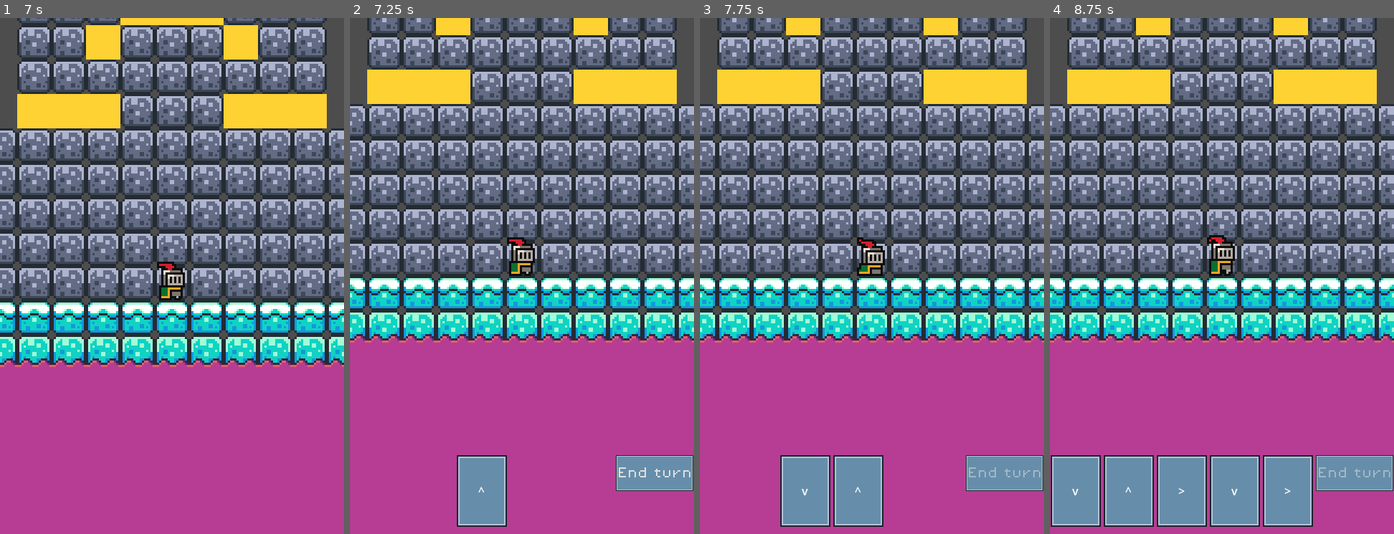
Above: before the commit, frames 1-4 (left to right).
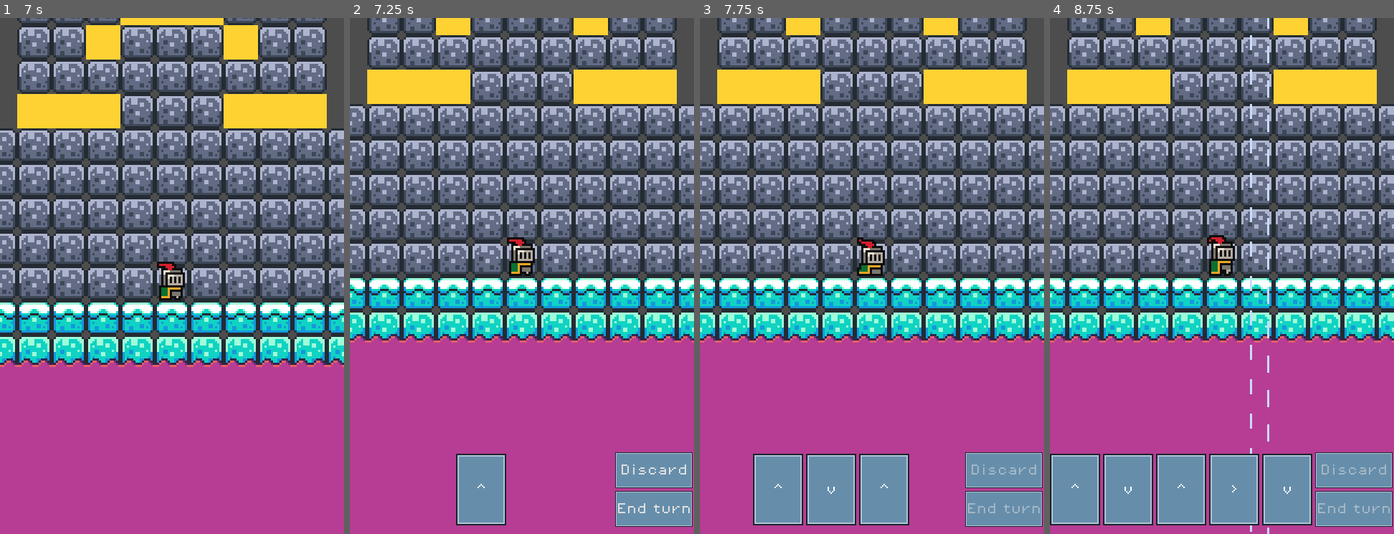
Above: after the commit, the same moments.

Repository: cbouwense/Scale-the-Summit
Game: Godot game, scene res://scenes/main_menu.tscn
Same seed, same stepped clock (60 frames per second), same inputs: the game is played once before the commit and once after it.
Inputs (mouse positions are in pixels of both pictures, inside the frame that each line leads up to):
- Up to frame 1 (7 s): click "Play" at 0.5 s; move the mouse to (247, 250) at 1.27 s; click (247, 250) at 1.42 s; move the mouse to (103, 301) at 2.02 s; click (103, 301) at 2.17 s; move the mouse to (206, 162) at 2.77 s; click (206, 162) at 2.92 s; move the mouse to (154, 379) at 3.52 s; click (154, 379) at 3.67 s; move the mouse to (275, 353) at 4.27 s; click (275, 353) at 4.42 s; move the mouse to (68, 198) at 5.02 s; click (68, 198) at 5.17 s; move the mouse to (189, 276) at 5.77 s; click (189, 276) at 5.92 s; move the mouse to (120, 147) at 6.52 s; click (120, 147) at 6.67 s
- Up to frame 2 (7.25 s): no input
- Up to frame 3 (7.75 s): click "End turn" at 7.25 s
- Up to frame 4 (8.75 s): click "v" at 8 s

Frame 1 is identical in both runs. In frame 2, 2.6% of the frame differs, in the area x 30-100%, y 84-99%; in frame 3, 5.9%, in the area x 15-100%, y 84-99%; in frame 4, 4.7%.

Commit message:
Added back discard with right click select Hand is no longer discarded on end turn

Diff:
--- a/scenes/card.tscn
+++ b/scenes/card.tscn
@@ -1,18 +1,25 @@
-[gd_scene load_steps=4 format=3 uid="uid://d0jswppaqqusl"]
+[gd_scene load_steps=6 format=3 uid="uid://d0jswppaqqusl"]
 
+[ext_resource type="Texture2D" uid="uid://c2wymlmqukhlk" path="res://assets/sprites/theme.png" id="1_4p7o3"]
 [ext_resource type="Script" path="res://scripts/card.gd" id="1_73i1e"]
-[ext_resource type="Texture2D" uid="uid://bogaslfs4ru66" path="res://assets/sprites/card-sheet.png" id="1_yf47i"]
+[ext_resource type="Theme" uid="uid://gl5sre36a7ms" path="res://resources/main_theme.tres" id="1_vyg4n"]
 
 [sub_resource type="AtlasTexture" id="AtlasTexture_fqrxb"]
-atlas = ExtResource("1_yf47i")
-region = Rect2(70, 0, 70, 100)
+atlas = ExtResource("1_4p7o3")
+region = Rect2(35, 0, 35, 50)
+
+[sub_resource type="AtlasTexture" id="AtlasTexture_30w7k"]
+atlas = ExtResource("1_4p7o3")
+region = Rect2(70, 0, 35, 50)
 
 [node name="CardUp" type="TextureButton"]
-custom_minimum_size = Vector2(50, 100)
+custom_minimum_size = Vector2(70, 100)
 offset_right = 50.0
 offset_bottom = 100.0
 toggle_mode = true
 texture_normal = SubResource("AtlasTexture_fqrxb")
+texture_pressed = SubResource("AtlasTexture_30w7k")
+stretch_mode = 0
 script = ExtResource("1_73i1e")
 
 [node name="Label" type="Label" parent="."]
@@ -22,6 +29,7 @@
 anchor_bottom = 1.0
 grow_horizontal = 2
 grow_vertical = 2
+theme = ExtResource("1_vyg4n")
 text = "^"
 horizontal_alignment = 1
 vertical_alignment = 1
--- a/scenes/game.tscn
+++ b/scenes/game.tscn
@@ -384,7 +384,6 @@
 
 [node name="MainStuff" type="HBoxContainer" parent="CardManager/MarginContainer/VBoxContainer/MarginContainer"]
 layout_mode = 2
-alignment = 1
 
 [node name="Hand" type="HBoxContainer" parent="CardManager/MarginContainer/VBoxContainer/MarginContainer/MainStuff"]
 custom_minimum_size = Vector2(366, 100)
@@ -407,47 +406,59 @@
 
 [node name="CardUp" parent="CardManager/MarginContainer/VBoxContainer/MarginContainer/MainStuff/Deck" instance=ExtResource("4_uyotw")]
 layout_mode = 2
+theme = ExtResource("10_01yge")
 
 [node name="CardDown" parent="CardManager/MarginContainer/VBoxContainer/MarginContainer/MainStuff/Deck" instance=ExtResource("4_uyotw")]
 layout_mode = 2
+theme = ExtResource("10_01yge")
 action = 1
 
 [node name="CardLeft" parent="CardManager/MarginContainer/VBoxContainer/MarginContainer/MainStuff/Deck" instance=ExtResource("4_uyotw")]
 layout_mode = 2
+theme = ExtResource("10_01yge")
 action = 2
 
 [node name="CardRight" parent="CardManager/MarginContainer/VBoxContainer/MarginContainer/MainStuff/Deck" instance=ExtResource("4_uyotw")]
 layout_mode = 2
+theme = ExtResource("10_01yge")
 action = 3
 
 [node name="CardRight4" parent="CardManager/MarginContainer/VBoxContainer/MarginContainer/MainStuff/Deck" instance=ExtResource("4_uyotw")]
 layout_mode = 2
+theme = ExtResource("10_01yge")
 action = 3
 
 [node name="CardRight5" parent="CardManager/MarginContainer/VBoxContainer/MarginContainer/MainStuff/Deck" instance=ExtResource("4_uyotw")]
 layout_mode = 2
+theme = ExtResource("10_01yge")
 action = 3
 
 [node name="CardUp2" parent="CardManager/MarginContainer/VBoxContainer/MarginContainer/MainStuff/Deck" instance=ExtResource("4_uyotw")]
 layout_mode = 2
+theme = ExtResource("10_01yge")
 
 [node name="CardDown2" parent="CardManager/MarginContainer/VBoxContainer/MarginContainer/MainStuff/Deck" instance=ExtResource("4_uyotw")]
 layout_mode = 2
+theme = ExtResource("10_01yge")
 action = 1
 
 [node name="CardLeft2" parent="CardManager/MarginContainer/VBoxContainer/MarginContainer/MainStuff/Deck" instance=ExtResource("4_uyotw")]
 layout_mode = 2
+theme = ExtResource("10_01yge")
 action = 2
 
 [node name="CardRight2" parent="CardManager/MarginContainer/VBoxContainer/MarginContainer/MainStuff/Deck" instance=ExtResource("4_uyotw")]
 layout_mode = 2
+theme = ExtResource("10_01yge")
 action = 3
 
 [node name="CardUp3" parent="CardManager/MarginContainer/VBoxContainer/MarginContainer/MainStuff/Deck" instance=ExtResource("4_uyotw")]
 layout_mode = 2
+theme = ExtResource("10_01yge")
 
 [node name="CardDown3" parent="CardManager/MarginContainer/VBoxContainer/MarginContainer/MainStuff/Deck" instance=ExtResource("4_uyotw")]
 layout_mode = 2
+theme = ExtResource("10_01yge")
 action = 1
 
 [node name="HBoxContainer" type="VBoxContainer" parent="CardManager/MarginContainer/VBoxContainer/MarginContainer/MainStuff"]
@@ -465,10 +476,11 @@
 
 [node name="DiscardCards" type="Button" parent="CardManager/MarginContainer/VBoxContainer/MarginContainer/MainStuff/HBoxContainer"]
 visible = false
-custom_minimum_size = Vector2(75, 50)
+custom_minimum_size = Vector2(108, 50)
 layout_mode = 2
 size_flags_horizontal = 4
 size_flags_vertical = 8
+theme = ExtResource("10_01yge")
 text = "Discard"
 script = ExtResource("7_po0yu")
 card_manager_path = NodePath("../../../../../..")
--- a/scripts/card.gd
+++ b/scripts/card.gd
@@ -30,8 +30,9 @@
 			make_player_do_something.emit(action)
 			reparent(discard)
 		elif event.button_index == MOUSE_BUTTON_RIGHT:
-			if g.discards_left_this_turn > 0:
-				g.discards_left_this_turn -= 1
-				var card_index = get_index()
-				reparent(discard)
-				card_manager.draw_card(card_index)
+			if button_pressed and g.selected_cards.has(self):
+				button_pressed = false
+				g.selected_cards.erase(self)
+			else:
+				button_pressed = true
+				g.selected_cards.push_back(self)
--- a/scripts/card_manager.gd
+++ b/scripts/card_manager.gd
@@ -38,6 +38,7 @@
 func start_game() -> void:
 	initialize_deck()
 	reset()
+	discard_button.visible = true
 	end_turn_button.visible = true
 
 func initialize_deck():
@@ -77,26 +78,20 @@
 	await get_tree().create_timer(.2).timeout # Sleep
 
 func discard_cards() -> void:
+	discard_button.set_disabled(true)
 	var selected_len = g.selected_cards.size()
 	for card in g.selected_cards:
 		# Move from hand to the Discard
+
+		#var card_index = card.get_index()
 		card.reparent(discard)
+		draw_card()
 		card.set_pressed(false)
 
 		# Sleep
 		await get_tree().create_timer(.2).timeout
 
-	# Draw new cards from the deck
-	for i in range(selected_len):
-		# TODO: what if there are no more cards to draw?
-		draw_card()
-
-		# Sleep
-		await get_tree().create_timer(.2).timeout
-
-	#g.selected_cards.clear()
-
-	discard_button.set_disabled(true)
+	g.selected_cards.clear()
 
 func end_turn() -> void:
 	# Disable the action buttons while things are happening
@@ -106,28 +101,28 @@
 
 	# Discard all cards from hand
 	for card in hand.get_children():
-		card.reparent(discard)
+		#card.reparent(discard)
 		card.set_pressed(false)
 
-		# Sleep
-		await get_tree().create_timer(.2).timeout
+		## Sleep
+		#await get_tree().create_timer(.2).timeout
 
 	# Sleep a little for some suspense
 	# TODO: maybe flash a "hazard turn"
-	await get_tree().create_timer(1).timeout
+	await get_tree().create_timer(.5).timeout
 
 	# Dump the avalanche
 	avalanche.dump()
-	await get_tree().create_timer(1).timeout # Sleep
+	await get_tree().create_timer(.5).timeout # Sleep
 
 	# Move avalanche to a random spot
 	var x_diff = randi_range(-3, 3)
 	avalanche.position.x = (16 * x_diff) + 8
-	await get_tree().create_timer(1).timeout # Sleep
+	await get_tree().create_timer(.5).timeout # Sleep
 
 	# Gust the wind
 	await wind.gust()
-	await get_tree().create_timer(1).timeout # Sleep
+	await get_tree().create_timer(.5).timeout # Sleep
 
 	# Move wind to a random spot
 	var y_diff = randi_range(0, 3)
@@ -136,7 +131,7 @@
 
 	# Move the lava up one tile
 	lava_layer.position.y -= 16
-	await get_tree().create_timer(1).timeout # Sleep
+	await get_tree().create_timer(.5).timeout # Sleep
 
 	draw_full_hand()
 
--- a/scripts/discard_cards.gd
+++ b/scripts/discard_cards.gd
@@ -4,4 +4,6 @@
 @onready var card_manager: CardManager = get_node(card_manager_path)
 
 func _on_button_up() -> void:
+	if g.selected_cards.is_empty():
+		return
 	card_manager.discard_cards()
Not shown: 1 places in resources/main_theme.tres that only renumber resources
Not shown: 1 places in scenes/game.tscn that only renumber resources
Not shown, changed: out/index.html
Not shown, changed: out/index.pck
